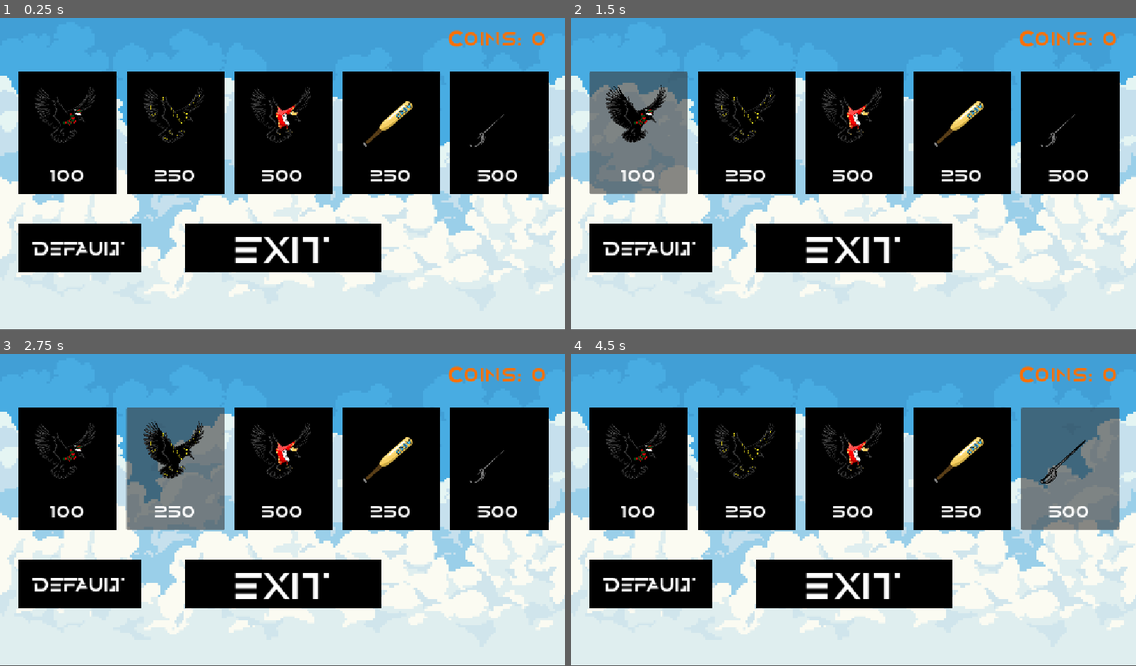
Above: before the commit, frames 1-4 (two rows, left to right).
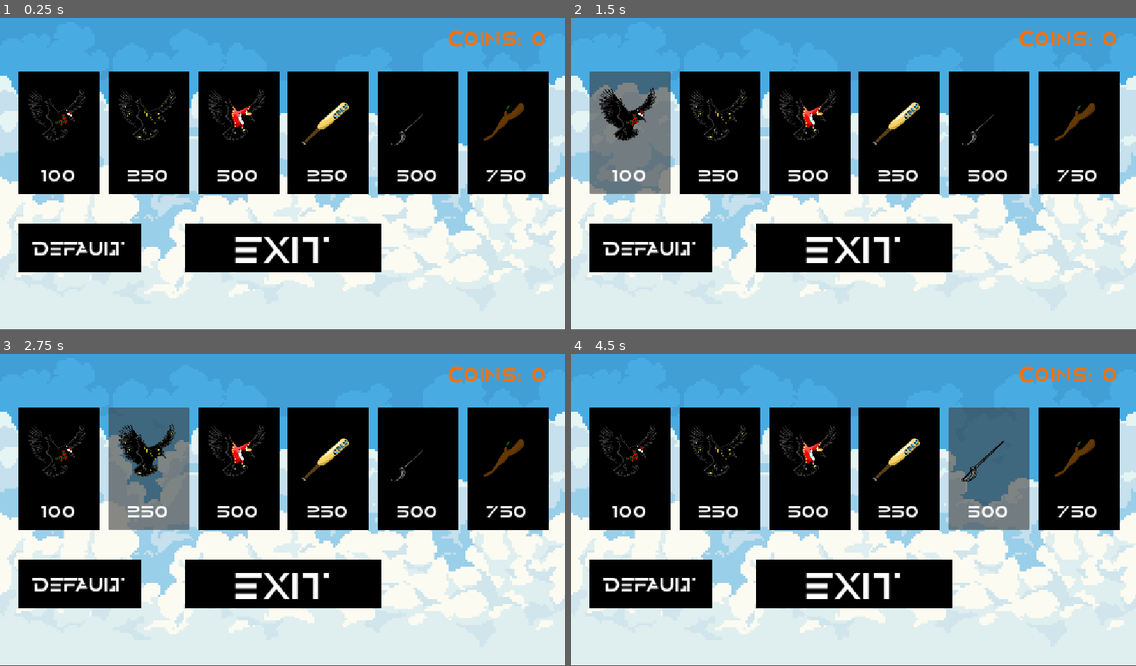
Above: after the commit, the same moments.

Repository: MultiplayerJake/GameJam-Crow-Smash
Game: Godot game, scene res://Scenes/MainScenes/Shop.tscn
Same seed, same stepped clock (60 frames per second), same inputs: the game is played once before the commit and once after it. This scene is started directly instead of the project's main scene.
Inputs (mouse positions are in pixels of both pictures, inside the frame that each line leads up to):
- Up to frame 1 (0.25 s): no input
- Up to frame 2 (1.5 s): click (1079, 133) at 0.5 s, where only the run after the commit has a clickable "750"; click "100" at 1.25 s
- Up to frame 3 (2.75 s): click "250" at 2 s
- Up to frame 4 (4.5 s): click "500" at 2.75 s; click "250" at 3.5 s; click "500" at 4.25 s

The runs differ from the first frame. In frame 1, 9.1% of the frame differs, in the area x 5-93%, y 17-57%; in frame 2, 10%; in frame 3, 12%; in frame 4, 18%, in the area x 5-98%, y 17-57%.

Commit message:
Added a 6th button to shop and made some small changes

Diff:
--- a/Scenes/MainScenes/Shop.tscn
+++ b/Scenes/MainScenes/Shop.tscn
@@ -20,7 +20,7 @@
 [node name="Item1" type="Button" parent="." unique_id=1944360331]
 offset_left = 37.5
 offset_top = 120.0
-offset_right = 237.5
+offset_right = 202.5
 offset_bottom = 370.0
 theme_override_styles/normal = SubResource("StyleBoxFlat_black")
 metadata/ProductID = 1
@@ -28,9 +28,9 @@
 
 [node name="Image" type="TextureRect" parent="Item1" unique_id=1944360332]
 layout_mode = 0
-offset_left = 20.0
-offset_top = 15.0
-offset_right = 180.0
+offset_left = 7.5
+offset_top = 15.0
+offset_right = 157.5
 offset_bottom = 175.0
 mouse_filter = 2
 texture = ExtResource("3_bat")
@@ -40,7 +40,7 @@
 [node name="Price" type="Label" parent="Item1" unique_id=1944360333]
 layout_mode = 0
 offset_top = 180.0
-offset_right = 200.0
+offset_right = 165.0
 offset_bottom = 240.0
 theme_override_colors/font_color = Color(1, 1, 1, 1)
 theme_override_fonts/font = ExtResource("2_font")
@@ -50,9 +50,9 @@
 vertical_alignment = 1
 
 [node name="Item2" type="Button" parent="." unique_id=1944360334]
-offset_left = 257.5
-offset_top = 120.0
-offset_right = 457.5
+offset_left = 220.5
+offset_top = 120.0
+offset_right = 385.5
 offset_bottom = 370.0
 theme_override_styles/normal = SubResource("StyleBoxFlat_black")
 metadata/ProductID = 2
@@ -60,9 +60,9 @@
 
 [node name="Image" type="TextureRect" parent="Item2" unique_id=1944360335]
 layout_mode = 0
-offset_left = 20.0
-offset_top = 15.0
-offset_right = 180.0
+offset_left = 7.5
+offset_top = 15.0
+offset_right = 157.5
 offset_bottom = 175.0
 mouse_filter = 2
 texture = ExtResource("3_bat")
@@ -72,7 +72,7 @@
 [node name="Price" type="Label" parent="Item2" unique_id=1944360336]
 layout_mode = 0
 offset_top = 180.0
-offset_right = 200.0
+offset_right = 165.0
 offset_bottom = 240.0
 theme_override_colors/font_color = Color(1, 1, 1, 1)
 theme_override_fonts/font = ExtResource("2_font")
@@ -82,9 +82,9 @@
 vertical_alignment = 1
 
 [node name="Item3" type="Button" parent="." unique_id=1944360337]
-offset_left = 477.5
-offset_top = 120.0
-offset_right = 677.5
+offset_left = 403.5
+offset_top = 120.0
+offset_right = 568.5
 offset_bottom = 370.0
 theme_override_styles/normal = SubResource("StyleBoxFlat_black")
 metadata/ProductID = 3
@@ -92,9 +92,9 @@
 
 [node name="Image" type="TextureRect" parent="Item3" unique_id=1944360338]
 layout_mode = 0
-offset_left = 20.0
-offset_top = 15.0
-offset_right = 180.0
+offset_left = 7.5
+offset_top = 15.0
+offset_right = 157.5
 offset_bottom = 175.0
 mouse_filter = 2
 texture = ExtResource("3_bat")
@@ -104,7 +104,7 @@
 [node name="Price" type="Label" parent="Item3" unique_id=1944360339]
 layout_mode = 0
 offset_top = 180.0
-offset_right = 200.0
+offset_right = 165.0
 offset_bottom = 240.0
 theme_override_colors/font_color = Color(1, 1, 1, 1)
 theme_override_fonts/font = ExtResource("2_font")
@@ -114,9 +114,9 @@
 vertical_alignment = 1
 
 [node name="Item4" type="Button" parent="." unique_id=1944360340]
-offset_left = 697.5
-offset_top = 120.0
-offset_right = 897.5
+offset_left = 586.5
+offset_top = 120.0
+offset_right = 751.5
 offset_bottom = 370.0
 theme_override_styles/normal = SubResource("StyleBoxFlat_black")
 metadata/ProductID = 1
@@ -124,9 +124,9 @@
 
 [node name="Image" type="TextureRect" parent="Item4" unique_id=1944360341]
 layout_mode = 0
-offset_left = 20.0
-offset_top = 15.0
-offset_right = 180.0
+offset_left = 7.5
+offset_top = 15.0
+offset_right = 157.5
 offset_bottom = 175.0
 mouse_filter = 2
 texture = ExtResource("3_bat")
@@ -136,7 +136,7 @@
 [node name="Price" type="Label" parent="Item4" unique_id=1944360342]
 layout_mode = 0
 offset_top = 180.0
-offset_right = 200.0
+offset_right = 165.0
 offset_bottom = 240.0
 theme_override_colors/font_color = Color(1, 1, 1, 1)
 theme_override_fonts/font = ExtResource("2_font")
@@ -146,9 +146,9 @@
 vertical_alignment = 1
 
 [node name="Item5" type="Button" parent="." unique_id=1944360343]
-offset_left = 917.5
-offset_top = 120.0
-offset_right = 1117.5
+offset_left = 769.5
+offset_top = 120.0
+offset_right = 934.5
 offset_bottom = 370.0
 theme_override_styles/normal = SubResource("StyleBoxFlat_black")
 metadata/ProductID = 2
@@ -156,9 +156,9 @@
 
 [node name="Image" type="TextureRect" parent="Item5" unique_id=1944360344]
 layout_mode = 0
-offset_left = 20.0
-offset_top = 15.0
-offset_right = 180.0
+offset_left = 7.5
+offset_top = 15.0
+offset_right = 157.5
 offset_bottom = 175.0
 mouse_filter = 2
 texture = ExtResource("3_bat")
@@ -168,12 +168,44 @@
 [node name="Price" type="Label" parent="Item5" unique_id=1944360345]
 layout_mode = 0
 offset_top = 180.0
-offset_right = 200.0
+offset_right = 165.0
 offset_bottom = 240.0
 theme_override_colors/font_color = Color(1, 1, 1, 1)
 theme_override_fonts/font = ExtResource("2_font")
 theme_override_font_sizes/font_size = 40
 text = "500"
+horizontal_alignment = 1
+vertical_alignment = 1
+
+[node name="Item6" type="Button" parent="." unique_id=1944360347]
+offset_left = 952.5
+offset_top = 120.0
+offset_right = 1117.5
+offset_bottom = 370.0
+theme_override_styles/normal = SubResource("StyleBoxFlat_black")
+metadata/ProductID = 3
+metadata/Kind = "bat"
+
+[node name="Image" type="TextureRect" parent="Item6" unique_id=1944360348]
+layout_mode = 0
+offset_left = 7.5
+offset_top = 15.0
+offset_right = 157.5
+offset_bottom = 175.0
+mouse_filter = 2
+texture = ExtResource("3_bat")
+expand_mode = 1
+stretch_mode = 5
+
+[node name="Price" type="Label" parent="Item6" unique_id=1944360349]
+layout_mode = 0
+offset_top = 180.0
+offset_right = 165.0
+offset_bottom = 240.0
+theme_override_colors/font_color = Color(1, 1, 1, 1)
+theme_override_fonts/font = ExtResource("2_font")
+theme_override_font_sizes/font_size = 40
+text = "750"
 horizontal_alignment = 1
 vertical_alignment = 1
 
--- a/Scripts/shop.gd
+++ b/Scripts/shop.gd
@@ -17,22 +17,28 @@
 	_load_coins()
 	_load_skins()
 	_update_coins_label()
-	for i in range(1, 6):
+	for i in range(1, 7):
 		var node_name = "Item" + str(i)
 		var btn = get_node(node_name) as Button
 
 		if btn:
 			# Successfully found the button from the scene!
 			print("Loaded: ", btn.name)
+			var product: int = btn.get_meta("ProductID", 0)
+			var kind: String = btn.get_meta("Kind", "")
 			var price_label = btn.get_node_or_null("Price") as Label
 			if price_label:
 				btn.set_meta("price", int(price_label.text))
 
 			var image = btn.get_node_or_null("Image") as TextureRect
 			if image:
-				var product: int = btn.get_meta("ProductID", 0)
-				var kind: String = btn.get_meta("Kind", "")
 				image.texture = SkinData.get_texture(kind, product)
+
+			if not SkinData.has_skin(kind, product):
+				btn.disabled = true
+				if image:
+					image.modulate = Color(1, 1, 1, 0.25)
+				print("Warning: no texture for ", kind, " skin ", product)
 
 			# Use a lambda to pass both the index 'i' and the button reference 'btn'
 			btn.pressed.connect(func(): _on_button_pressed(i, btn))
@@ -87,6 +93,11 @@
 		return
 	var product: int = btn.get_meta("ProductID", 0)
 	var kind: String = btn.get_meta("Kind", "")
+	if not SkinData.has_skin(kind, product):
+		label.text = "N/A"
+		label.add_theme_font_size_override("font_size", STATUS_FONT_SIZE)
+		label.add_theme_color_override("font_color", Color(1, 0.4, 0.4))
+		return
 	if SkinData.is_owned(kind, product):
 		label.add_theme_font_size_override("font_size", STATUS_FONT_SIZE)
 		if SkinData.is_equipped(kind, product):
@@ -102,7 +113,7 @@
 
 
 func _refresh_statuses() -> void:
-	for i in range(1, 6):
+	for i in range(1, 7):
 		var btn = get_node_or_null("Item" + str(i)) as Button
 		if btn:
 			_update_item_status(btn)
@@ -123,6 +134,9 @@
 
 	if product <= 0 or (kind != SkinData.KIND_BAT and kind != SkinData.KIND_CROW):
 		print("Invalid item data (kind=", kind, ", product=", product, ")")
+		return
+	if not SkinData.has_skin(kind, product):
+		print("Invalid item data (no texture for kind=", kind, ", product=", product, ")")
 		return
 
 	if SkinData.is_owned(kind, product):
Renamed: Assets/AssetsFin/character/bat/BatSkin3.png -> Assets/AssetsFin/character/bat/batSkin3.png
Not shown, changed: Assets/AssetsFin/character/bat/batSkin3.png.import
Not shown, changed: export_presets.cfg
